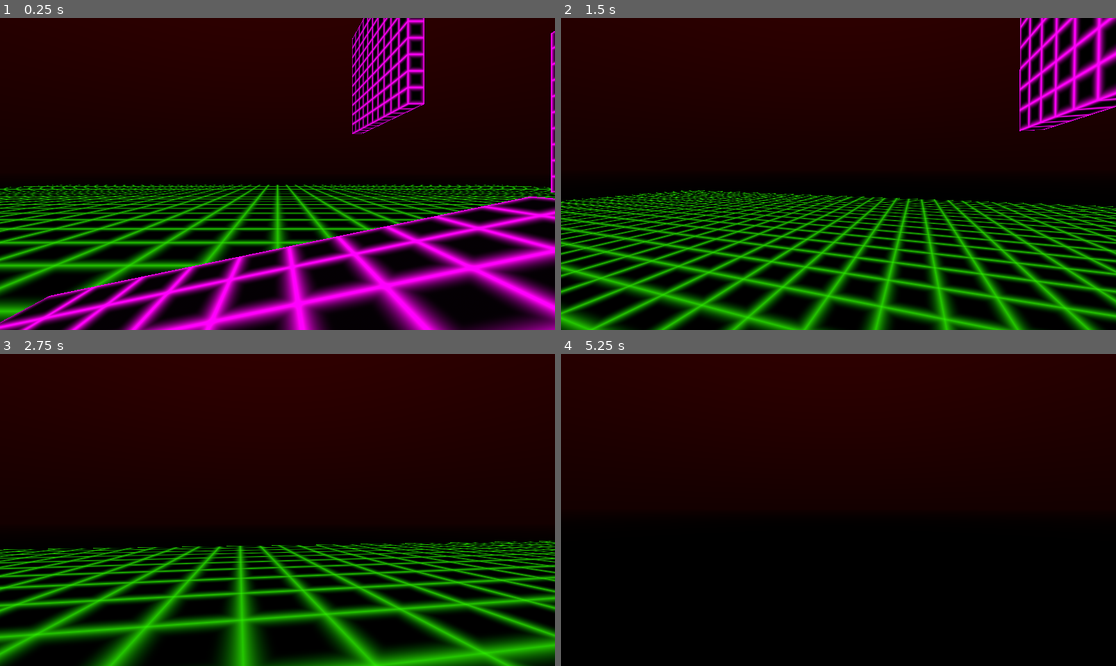
Above: before the commit, frames 1-4 (two rows, left to right).
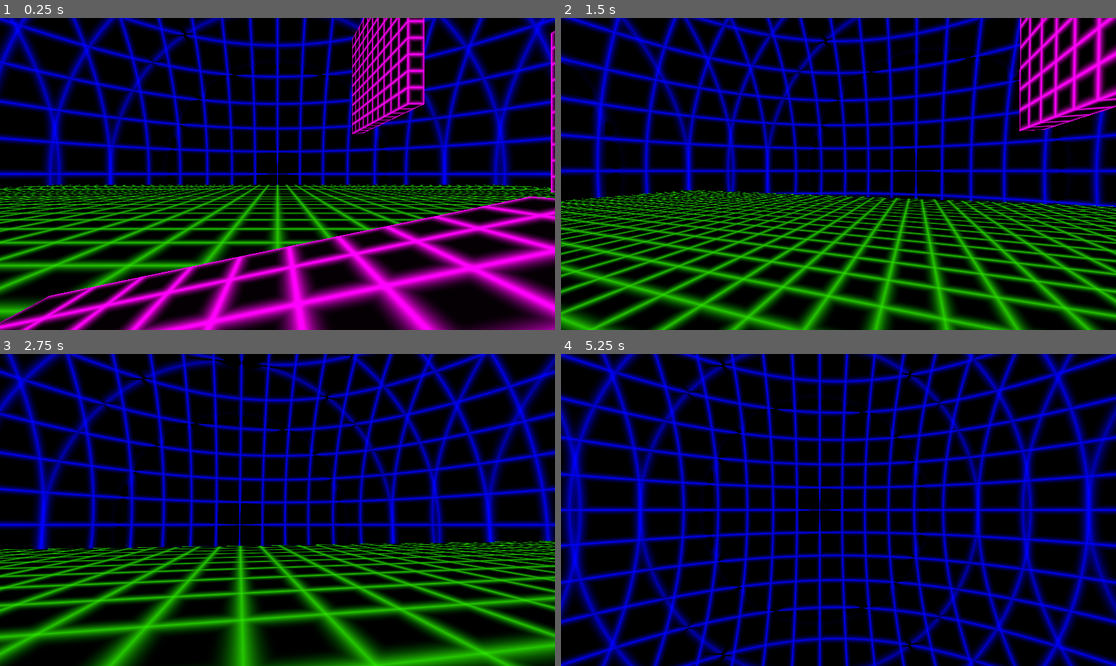
Above: after the commit, the same moments.

Repository: Skunkynator/NeonTop
Game: Godot game, scene res://gameplay/test.tscn
Same seed, same stepped clock (60 frames per second), same inputs: the game is played once before the commit and once after it.
Inputs (mouse positions are in pixels of both pictures, inside the frame that each line leads up to):
- Up to frame 1 (0.25 s): no input
- Up to frame 2 (1.5 s): move the mouse to (866, 174) at 0.52 s; hold W (gp_forward) from 0.53 s (still down); tap Space (gp_jump) at 0.77 s; move the mouse to (810, 174) at 1.27 s
- Up to frame 3 (2.75 s): keep holding W (gp_forward); tap Space (gp_jump) at 1.52 s; move the mouse to (288, 503) at 2.02 s
- Up to frame 4 (5.25 s): keep holding W (gp_forward); move the mouse to (832, 516) at 2.77 s; tap Space (gp_jump) at 3.02, 3.77, 4.52 s; move the mouse to (877, 513) at 3.52 s; move the mouse to (794, 506) at 4.27 s; tap Enter at 5 s; move the mouse to (844, 510) at 5.02 s

The runs differ from the first frame. In frame 1, 42% of the frame differs, in the area x 0-100%, y 0-54%; in frame 2, 42%; in frame 3, 52%; in frame 4, 70%, in the area x 0-100%, y 0-100%.

Commit message:
Implement first skybox shader

Diff:
--- a/gameplay/player/Player.tscn
+++ b/gameplay/player/Player.tscn
@@ -1,8 +1,9 @@
-[gd_scene load_steps=9 format=2]
+[gd_scene load_steps=12 format=2]
 
 [ext_resource path="res://gameplay/player/Player.gd" type="Script" id=1]
 [ext_resource path="res://post_processing_effects/glitch.shader" type="Shader" id=2]
 [ext_resource path="res://gameplay/player/glitch_controller.gd" type="Script" id=3]
+[ext_resource path="res://post_processing_effects/skybox.gdshader" type="Shader" id=4]
 
 [sub_resource type="CapsuleShape" id=1]
 radius = 0.5
@@ -11,6 +12,7 @@
 radius = 0.5
 
 [sub_resource type="ShaderMaterial" id=3]
+render_priority = -1
 shader = ExtResource( 2 )
 shader_param/strength = 0.0
 
@@ -18,7 +20,14 @@
 material = SubResource( 3 )
 size = Vector2( 2, 2 )
 
-[sub_resource type="Animation" id=5]
+[sub_resource type="ShaderMaterial" id=5]
+shader = ExtResource( 4 )
+
+[sub_resource type="QuadMesh" id=6]
+material = SubResource( 5 )
+size = Vector2( 2, 2 )
+
+[sub_resource type="Animation" id=7]
 step = 0.05
 tracks/0/type = "bezier"
 tracks/0/path = NodePath("Camera/MeshInstance:strength")
@@ -54,5 +63,10 @@
 material/0 = null
 script = ExtResource( 3 )
 
+[node name="Skybox" type="MeshInstance" parent="Camera"]
+extra_cull_margin = 16384.0
+mesh = SubResource( 6 )
+material/0 = null
+
 [node name="AnimationPlayer" type="AnimationPlayer" parent="."]
-anims/death = SubResource( 5 )
+anims/death = SubResource( 7 )
--- /dev/null
+++ b/post_processing_effects/skybox.gdshader
@@ -0,0 +1,36 @@
+shader_type spatial;
+
+render_mode unshaded;
+
+void fragment() {
+	vec3 col = normalize(COLOR.rgb);
+	//make normal vector work nicely with later code
+	vec3 normal = abs(col);
+	normal.x = -normal.x;
+
+	col = fract(col * 10.) * 2. - vec3(1.);
+	col = col * col;
+	col = col * col;
+	col = col * col;
+	col = col * col;
+	//get vector length, and make sure it isnt too streched
+	float veclength = length(col);
+	float dotLength = abs(dot(normal, col));
+	veclength = veclength * veclength;
+	veclength = sqrt(veclength - min(dotLength * dotLength * 1.25, veclength));
+	//return colour
+	ALBEDO.rgb = veclength * vec3(0,0,1);
+}
+
+void vertex() {
+	vec4 vert = vec4(VERTEX,1);
+	vert.z = 0.9999994932;
+	POSITION = vert;
+	VERTEX = vert.xyz;
+	vert.z = -1.0;
+	//i have no idea why i have to multiply by 10. here
+	vert.xy = vert.xy * 10.;
+	//convert to world space
+	vert = vert * INV_PROJECTION_MATRIX * INV_CAMERA_MATRIX;
+	COLOR = vert;
+}
